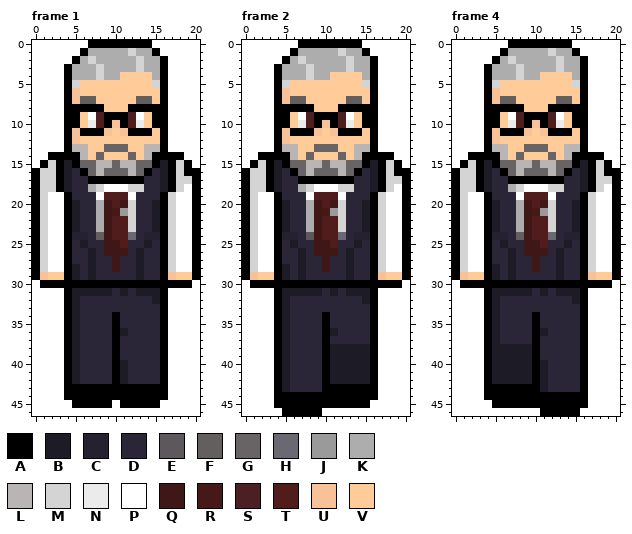
Two states of a animated GIF sprite, Media/Images/Personajes/JesusMovimiento.gif. The picture above was drawn from the file before the commit.
The file is 42x94 pixels, drawn in blocks of 2x2; one block is one cell here. Colours within 5 levels of each other are drawn and written as one. Shown: frame 1, frame 2, frame 4. The commit also changed other frames, which this record leaves out.
Palette (. is transparent): A #000000  B #1d1b26  C #252131  D #2a2638  E #5c585b  F #635f5e  G #686364  H #6a6872  J #9a9a9a  K #adadad  L #b8b5b4  M #d4d4d4  N #ebebeb  P #ffffff  Q #401717  R #471818  S #4c1f24  T #511d1c  U #f8c299  V #fecb99
After the commit:
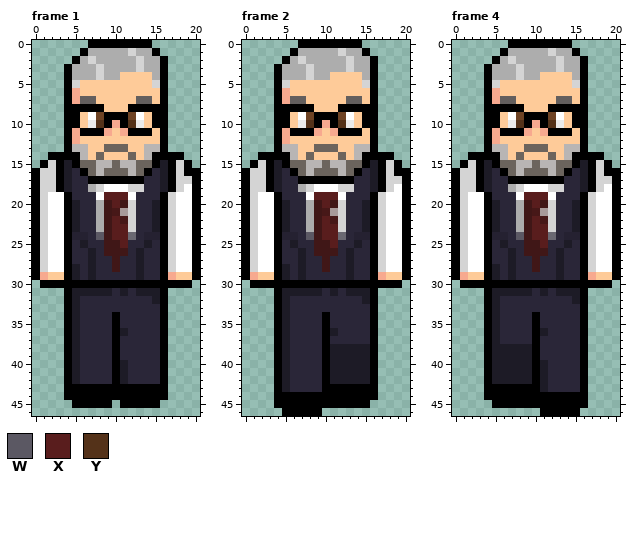
Colours new in this view: W #5b5863  X #591d1d  Y #543219
From old to new:
colour G: #686364 -> #6b645d
colour J: #9a9a9a -> #a79a9a
colour S: #4c1f24 -> #6e4324
colour U: #f8c299 -> #f7a98f
Frame 1:
y 0: x 0..6 PPPPPPP -> .......; x 15..20 PPPPPP -> ......
y 1: x 0..5 PPPPPP -> ......; x 16..20 PPPPP -> .....
y 2: x 0..4 PPPPP -> .....; x 17..20 PPPP -> ....
y 3..9: x 0..3 PPPP -> ....; x 17..20 PPPP -> ....
y 10: x 0..3 PPPP -> ....; x 8 T -> Y; x 12 T -> Y; x 17..20 PPPP -> ....
y 11..13: x 0..3 PPPP -> ....; x 17..20 PPPP -> ....
y 14: x 0..1 PP -> ..; x 19..20 PP -> ..
y 15: x 0 P -> .; x 20 P -> .
y 19: x 9..11 TTT -> XXX
y 20: x 10 T -> X
y 22: x 10..11 TT -> XR
y 23: x 10..11 TT -> XX
y 24: x 8 F -> W; x 10..11 TT -> XX
y 25: x 11 T -> X
y 30: x 0 P -> .; x 20 P -> .
y 31..44: x 0..3 PPPP -> ....; x 17..20 PPPP -> ....
y 45: x 0..4 PPPPP -> .....; x 10 P -> .; x 16..20 PPPPP -> .....
y 46: x 0..20 PPPPPPPPPPPPPPPPPPPPP -> .....................
Frame 2:
y 0: x 0..6 PPPPPPP -> .......; x 15..20 PPPPPP -> ......
y 1: x 0..5 PPPPPP -> ......; x 16..20 PPPPP -> .....
y 2: x 0..4 PPPPP -> .....; x 17..20 PPPP -> ....
y 3..9: x 0..3 PPPP -> ....; x 17..20 PPPP -> ....
y 10: x 0..3 PPPP -> ....; x 8 T -> Y; x 12 T -> Y; x 17..20 PPPP -> ....
y 11..13: x 0..3 PPPP -> ....; x 17..20 PPPP -> ....
y 14: x 0..1 PP -> ..; x 19..20 PP -> ..
y 15: x 0 P -> .; x 20 P -> .
y 19: x 9..11 TTT -> XXX
y 20: x 10 T -> X
y 22: x 10..11 TT -> XR
y 23: x 10..11 TT -> XX
y 24: x 8 E -> W; x 10..11 TT -> XX
y 25: x 11 T -> X
y 30: x 0 P -> .; x 20 P -> .
y 31..44: x 0..3 PPPP -> ....; x 17..20 PPPP -> ....
y 45: x 0..3 PPPP -> ....; x 16..20 PPPPP -> .....
y 46: x 0..4 PPPPP -> .....; x 10..20 PPPPPPPPPPP -> ...........
Frame 4:
y 0: x 0..6 PPPPPPP -> .......; x 15..20 PPPPPP -> ......
y 1: x 0..5 PPPPPP -> ......; x 16..20 PPPPP -> .....
y 2: x 0..4 PPPPP -> .....; x 17..20 PPPP -> ....
y 3..9: x 0..3 PPPP -> ....; x 17..20 PPPP -> ....
y 10: x 0..3 PPPP -> ....; x 8 T -> Y; x 12 T -> Y; x 17..20 PPPP -> ....
y 11..13: x 0..3 PPPP -> ....; x 17..20 PPPP -> ....
y 14: x 0..1 PP -> ..; x 19..20 PP -> ..
y 15: x 0 P -> .; x 20 P -> .
y 19: x 9..11 TTT -> XXX
y 20: x 10 T -> X
y 22: x 10..11 TT -> XR
y 23: x 10..11 TT -> XX
y 24: x 8 F -> W; x 10..11 TT -> XX
y 25: x 11 T -> X
y 30: x 0 P -> .; x 20 P -> .
y 31..44: x 0..3 PPPP -> ....; x 17..20 PPPP -> ....
y 45: x 0..4 PPPPP -> .....; x 17..20 PPPP -> ....
y 46: x 0..10 PPPPPPPPPPP -> ...........; x 16..20 PPPPP -> .....
Boxes around the changes in both pictures, in picture pixels (x1, y1, x2, y2):
changed: (32, 40, 200, 248)
changed: (32, 272, 200, 416)
changed: (242, 40, 410, 248)
changed: (242, 272, 282, 416)
changed: (322, 272, 410, 416)
changed: (452, 40, 620, 248)
changed: (452, 272, 540, 416)
changed: (580, 272, 620, 416)
